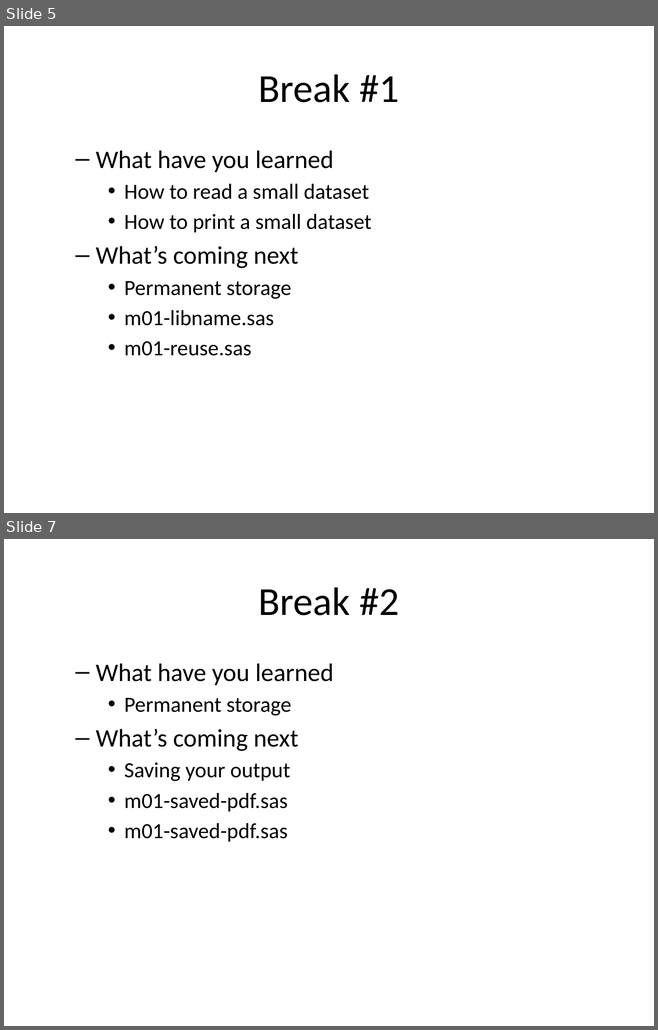
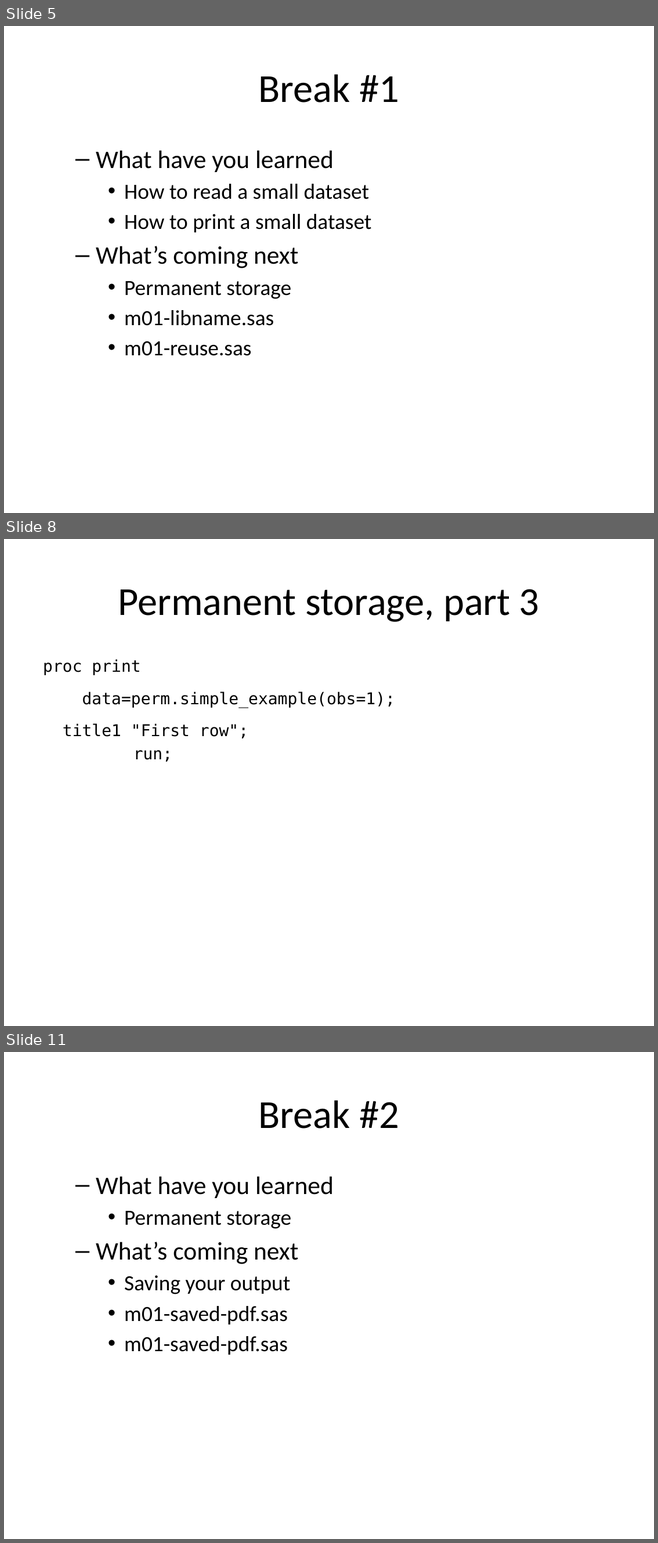
Before and after one commit to pmean/introduction-to-SAS, a slide deck: results/m01-basic-program.pptx. Shown one above the other, each under a label of ours: slides 5 and 7 before the commit, slides 5, 8 and 11 after it; the slides between them are not shown. The pictures are 658x1030 and 658x1543 pixels, drawn with LibreOffice and Linux fonts; fonts in the diff are those of the drawing. Boxes give left, top, right and bottom in pixels: in the first picture for what was removed or moved away, otherwise in the second. Text is boxed around its words. In the diff, an @@ line names an element or a change of style, - is before the commit and + after.

```diff
--- a/results/m01-basic-program.pptx
+++ b/results/m01-basic-program.pptx
@@ slide 8 added at (x1=4, y1=539, x2=654, y2=1026), background #FFFFFF @@
@@ title added at (x1=118, y1=589, x2=539, y2=622), 44 pt, text #000000 @@
+Permanent storage, part 3
@@ text added at (x1=43, y1=659, x2=395, y2=762), 18 pt, text #000000 @@
+proc print
+data=perm.simple_example(obs=1);
+title1 "First row";
+run;
@@ what was slide 7 is now slide 11 @@
```
Also in this commit, not shown: 2 slides changed, 3 other slides added, 7 other files.
